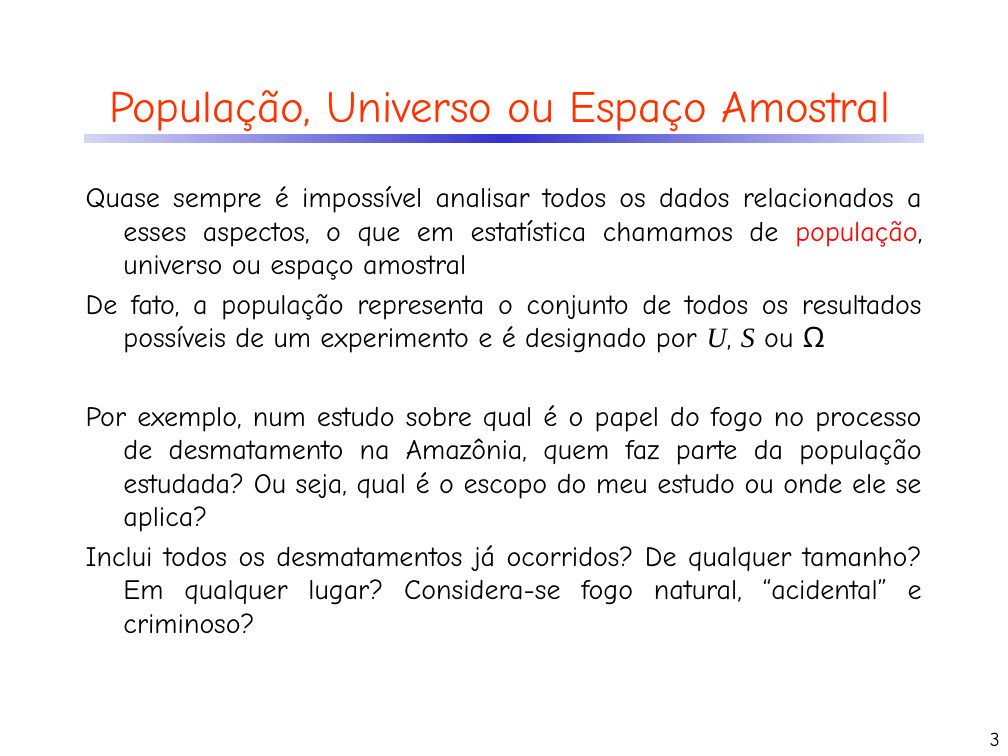
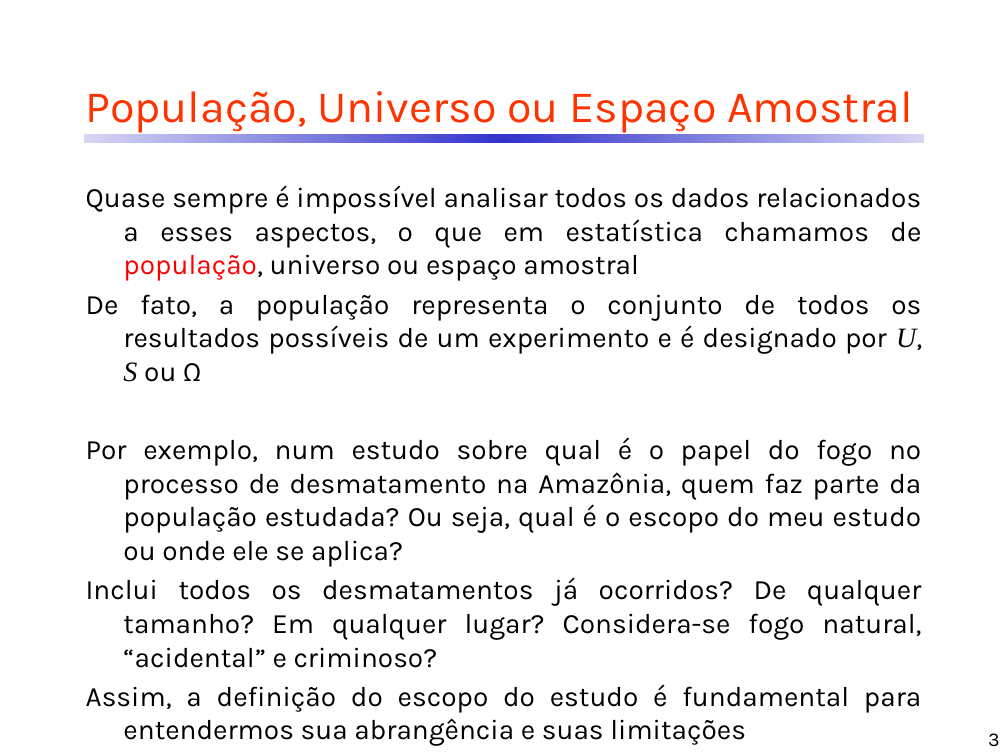
Before and after one commit to CDRenno/Estatistica, a slide deck: slide 3 of ppt/01Introd.pptx. Drawn at 1008x756 pixels with LibreOffice and Linux fonts; fonts in the diff are those of the drawing. Boxes give left, top, right and bottom in pixels: in the first picture for what was removed or moved away, otherwise in the second. Text is boxed around its words. In the diff, an @@ line names an element or a change of style, - is before the commit and + after.

```diff
--- a/ppt/01Introd.pptx
+++ b/ppt/01Introd.pptx
@@ title "População, Universo ou Espaço Amostral" at <box>85,91,913,133</box>: font Comic Neue to Karla @@
@@ text at <box>86,185,922,668</box>: font Comic Neue to Karla in "Quase sempre é impossível analisar todos os ...", "De fato, a população representa o conjunto ...", "Por exemplo, num estudo sobre qual é ...", "Inclui todos os desmatamentos já ocorridos? De ..." @@
@@ text at <box>86,685,921,746</box>: paragraph added @@
+Assim, a definição do escopo do estudo é fundamental para entendermos sua abrangência e suas limitações
@@ page number at <box>988,733,1000,747</box>: font Comic Neue to Karla @@
```
Also in this commit, not shown: 16 other slides changed, 5 other files.
